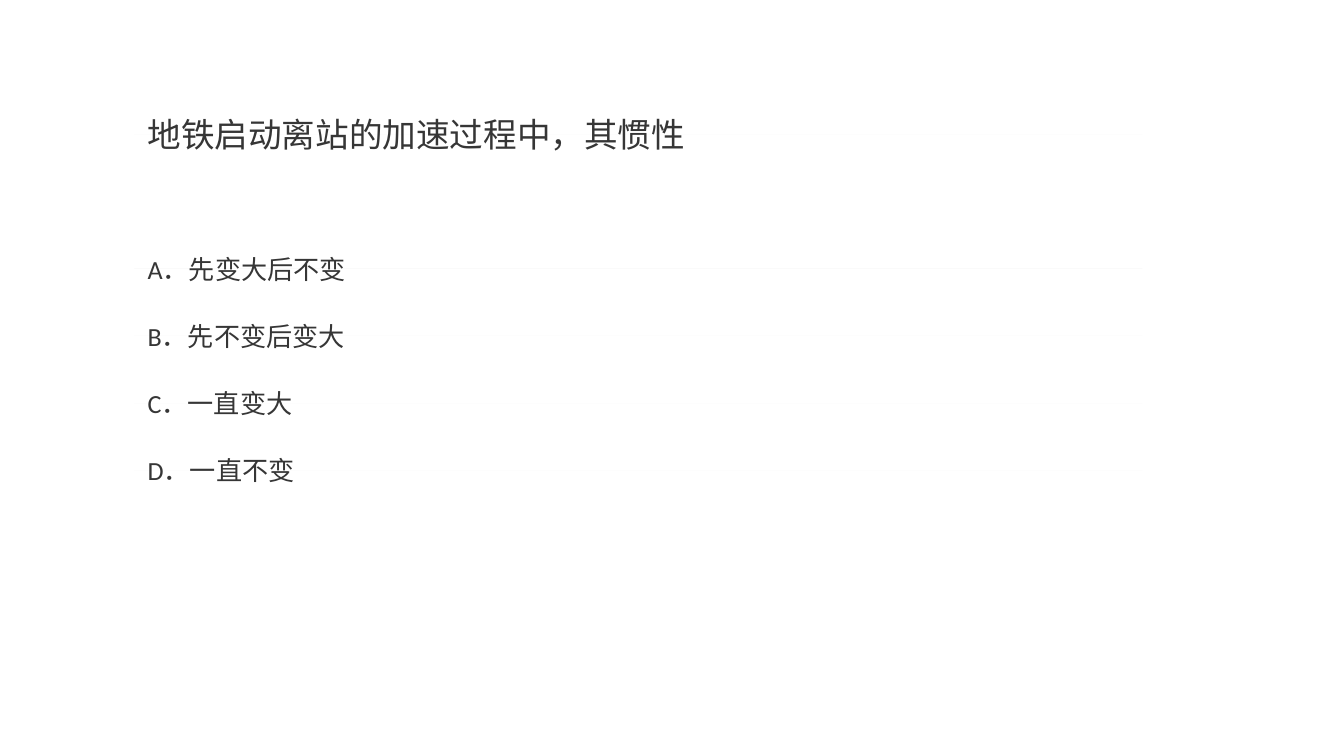
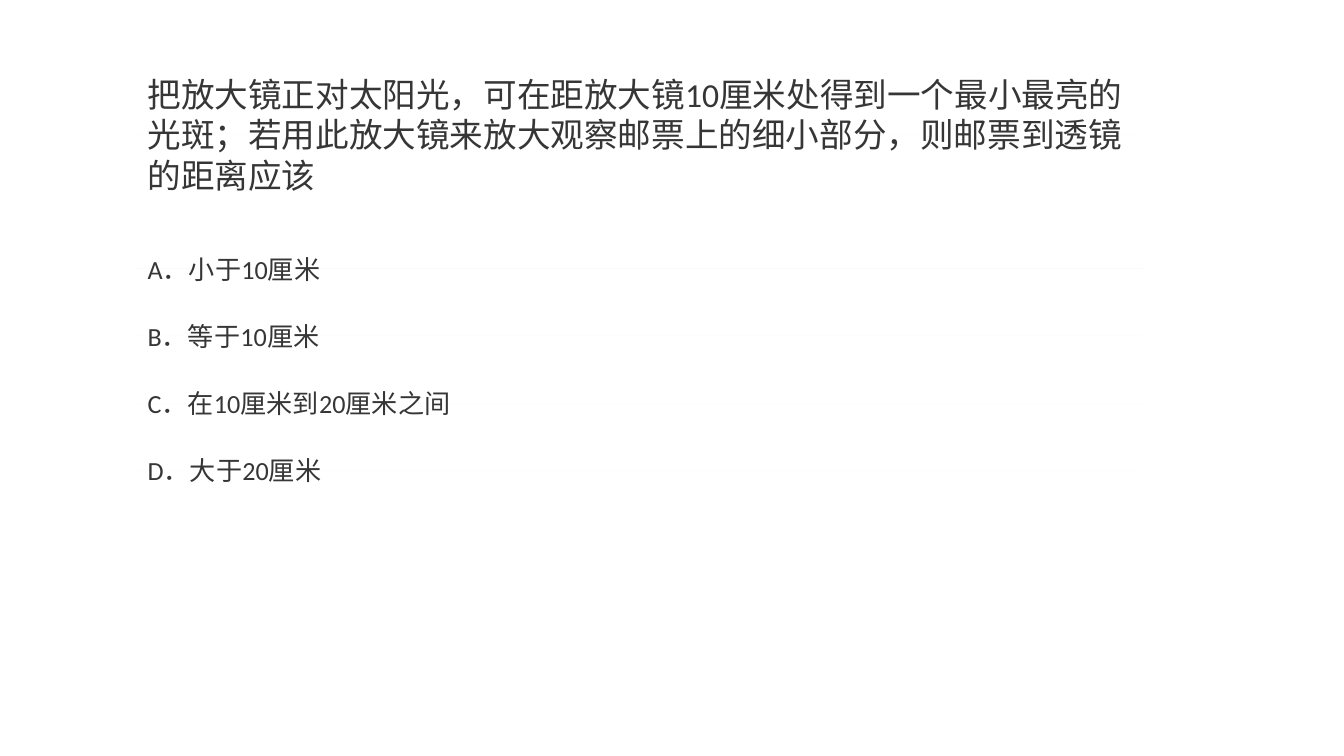
Before and after one commit to momoko8443/mang_project, a slide deck: slide 4 of question.pptx. Drawn at 1344x756 pixels with LibreOffice and Linux fonts; fonts in the diff are those of the drawing. Boxes give left, top, right and bottom in pixels: in the first picture for what was removed or moved away, otherwise in the second. Text is boxed around its words. In the diff, an @@ line names an element or a change of style, - is before the commit and + after.

```diff
--- a/question.pptx
+++ b/question.pptx
@@ rectangle "把放大镜正对太阳光，可在距放大镜10厘米处得到一个最小最亮的光斑；若用此放大镜来放大观察邮票上的细小部分，则邮票到透镜的 ...": place and size @@
-rectangle "把放大镜正对太阳光，可在距放大镜10厘米处得到一个最小最亮的光斑；若用此放大镜来放大观察邮票上的细小部分，则邮票到透镜的 ..." at (148, 118, 686, 151)
+rectangle "把放大镜正对太阳光，可在距放大镜10厘米处得到一个最小最亮的光斑；若用此放大镜来放大观察邮票上的细小部分，则邮票到透镜的 ..." at (134, 134, 1142, 134)
@@ text in rectangle at (148, 78, 1123, 191): text changed @@
-地铁启动离站的加速过程中，其惯性
+把放大镜正对太阳光，可在距放大镜10厘米处得到一个最小最亮的光斑；若用此放大镜来放大观察邮票上的细小部分，则邮票到透镜的距离应该
@@ text at (148, 257, 321, 281): text changed @@
-A．先变大后不变
+A．小于10厘米
@@ text at (148, 325, 320, 348): text changed @@
-B．先不变后变大
+B．等于10厘米
@@ text at (148, 392, 451, 415): text changed @@
-C．一直变大
+C．在10厘米到20厘米之间
@@ text at (148, 459, 322, 482): text changed @@
-D．一直不变
+D．大于20厘米
```
Also in this commit, not shown: 3 other slides changed, 2 slides added, 2 slides removed, 5 other files.
